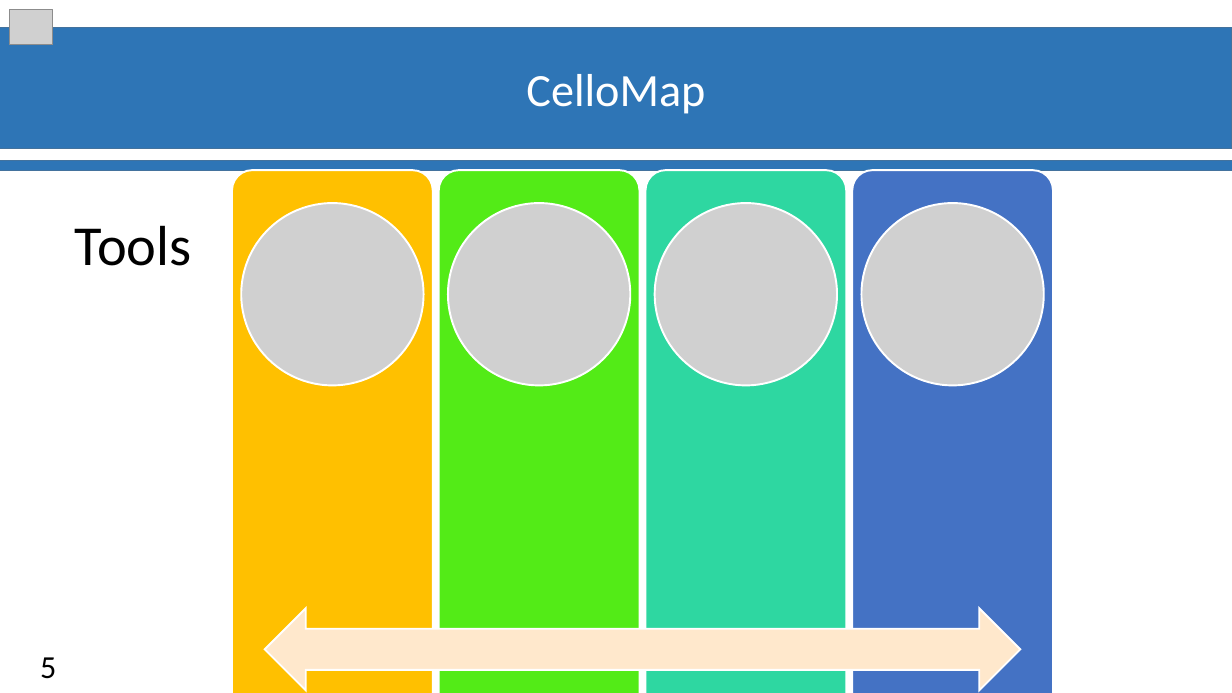
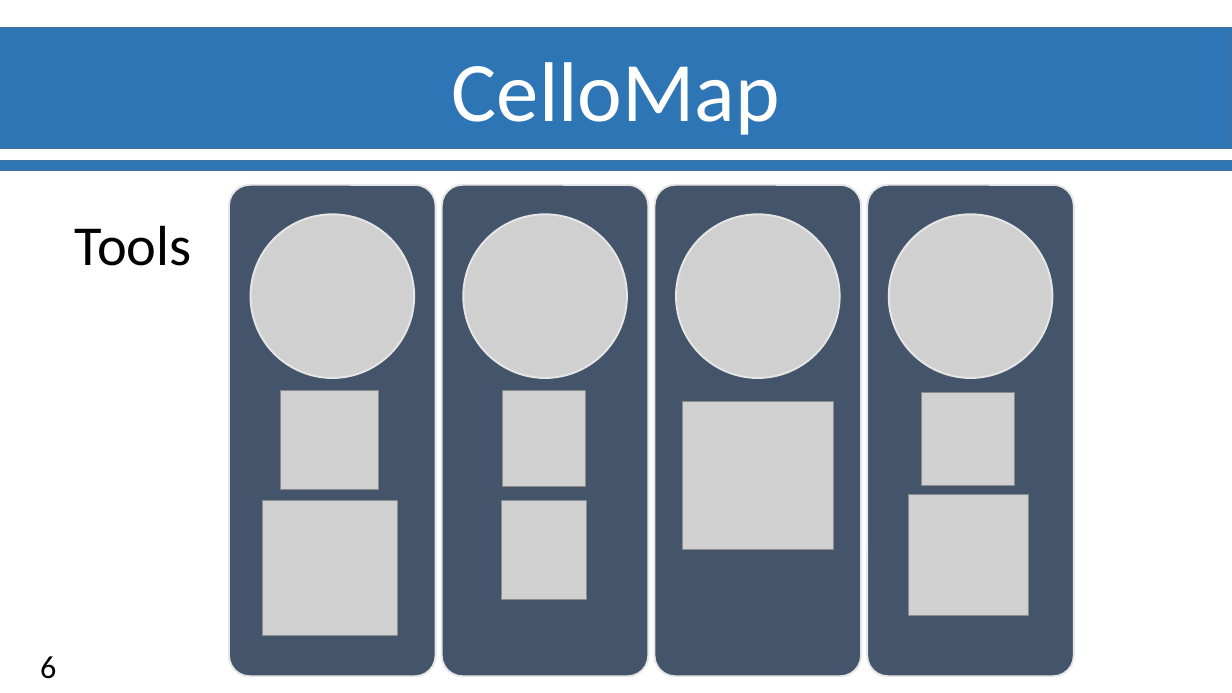
Before and after one commit to Ylefol/projet-INSERM_V5, a slide deck: slide 7 of Slides/Soutenance_Final.pptx (slide 6 before the commit). Drawn at 1232x693 pixels with LibreOffice and Linux fonts; fonts in the diff are those of the drawing; grey boxes stand for pictures; background and template pictures are left out. Boxes give left, top, right and bottom in pixels: in the first picture for what was removed or moved away, otherwise in the second. Text is boxed around its words. In the diff, an @@ line names an element or a change of style, - is before the commit and + after.

```diff
--- a/Slides/Soutenance_Final.pptx
+++ b/Slides/Soutenance_Final.pptx
@@ picture removed at box(9, 9, 53, 44) @@
@@ text "CelloMap": place and size @@
-text "CelloMap" at box(526, 74, 705, 114)
+text "CelloMap" at box(452, 62, 780, 135)
@@ text "CelloMap" at box(452, 62, 780, 135): size 36 to 66 pt @@
@@ rounded rectangle: place and size @@
-rounded rectangle at box(232, 170, 433, 693)
+rounded rectangle at box(229, 185, 436, 677)
@@ rounded rectangle at box(229, 185, 436, 677): fill #FFC000 to #44546A; outline #FFFFFF 1.5 pt to #E7E6E6 1.5 pt @@
@@ rounded rectangle: place and size @@
-rounded rectangle at box(439, 170, 640, 693)
+rounded rectangle at box(442, 185, 649, 677)
@@ rounded rectangle at box(442, 185, 649, 677): fill #53EB17 to #44546A; outline #FFFFFF 1.5 pt to #E7E6E6 1.5 pt @@
@@ rounded rectangle: place and size @@
-rounded rectangle at box(646, 170, 847, 693)
+rounded rectangle at box(654, 185, 861, 677)
@@ rounded rectangle at box(654, 185, 861, 677): fill #2ED7A1 to #44546A; outline #FFFFFF 1.5 pt to #E7E6E6 1.5 pt @@
@@ rounded rectangle: place and size @@
-rounded rectangle at box(852, 170, 1053, 693)
+rounded rectangle at box(868, 185, 1075, 677)
@@ rounded rectangle at box(868, 185, 1075, 677): fill #4472C4 to #44546A; outline #FFFFFF 1.5 pt to #E7E6E6 1.5 pt @@
@@ picture: place and size @@
-picture at box(241, 203, 423, 385)
+picture at box(250, 214, 414, 378)
@@ picture: place and size @@
-picture at box(448, 203, 630, 385)
+picture at box(463, 214, 627, 378)
@@ picture: place and size @@
-picture at box(655, 203, 837, 385)
+picture at box(677, 214, 840, 378)
@@ picture: place and size @@
-picture at box(861, 203, 1043, 385)
+picture at box(889, 214, 1053, 378)
@@ picture added at box(281, 391, 379, 489) @@
@@ picture added at box(503, 391, 585, 487) @@
@@ picture added at box(683, 401, 834, 550) @@
@@ picture added at box(922, 392, 1015, 485) @@
@@ picture added at box(262, 501, 397, 636) @@
@@ picture added at box(502, 501, 587, 600) @@
@@ picture added at box(909, 494, 1030, 616) @@
@@ left right arrow removed at box(265, 608, 1021, 690) @@
@@ page number at box(40, 656, 56, 679): text changed @@
-5
+6
```
Also in this commit, not shown: 8 other slides changed, 2 slides added, 2 slides removed.
